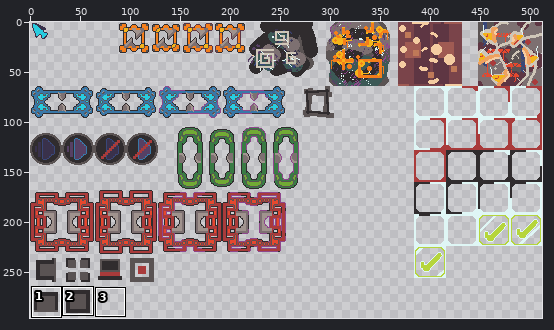
Two states of a sprite sheet, public/sprite.png. Above, an overview of the earlier version with the close-up marked.
Close-up. Before the edit:
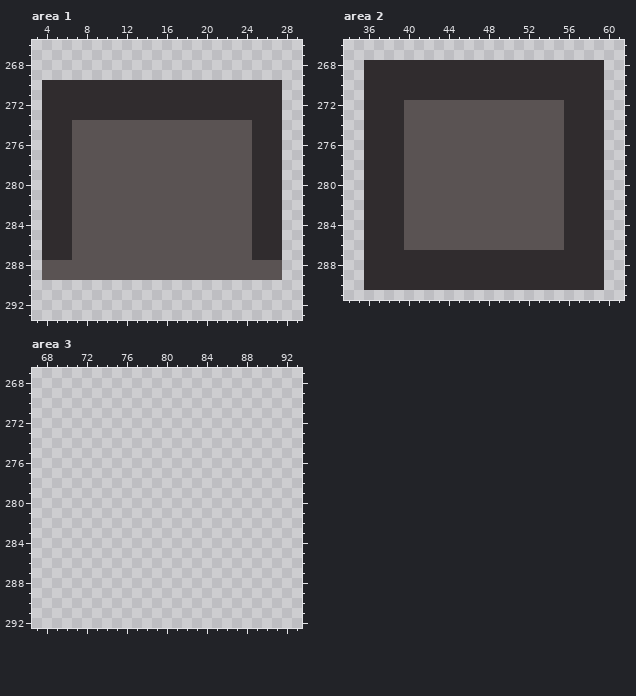
The file is 512x512 pixels. Shown: area 1: x 3..29, y 266..293; area 2: x 34..61, y 266..291; area 3: x 67..93, y 267..292. The wide view leaves out empty margins. The commit also changed other parts of the picture, which this record leaves out.
After the commit:
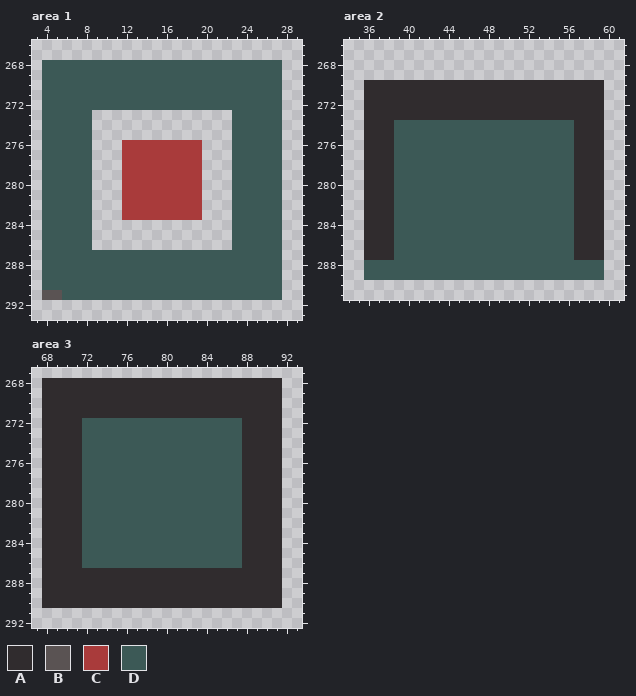
Palette (. is transparent): A #302c2e  B #5a5353  C #a93b3b  D #3c5956
Diff:
--- area 1
@@ x 3..29 @@
 267 ...........................
-268 ...........................
-269 ...........................
-270 .AAAAAAAAAAAAAAAAAAAAAAAA..
-271 .AAAAAAAAAAAAAAAAAAAAAAAA..
-272 .AAAAAAAAAAAAAAAAAAAAAAAA..
-273 .AAAAAAAAAAAAAAAAAAAAAAAA..
-274 .AAABBBBBBBBBBBBBBBBBBAAA..
-275 .AAABBBBBBBBBBBBBBBBBBAAA..
-276 .AAABBBBBBBBBBBBBBBBBBAAA..
-277 .AAABBBBBBBBBBBBBBBBBBAAA..
-278 .AAABBBBBBBBBBBBBBBBBBAAA..
-279 .AAABBBBBBBBBBBBBBBBBBAAA..
-280 .AAABBBBBBBBBBBBBBBBBBAAA..
-281 .AAABBBBBBBBBBBBBBBBBBAAA..
-282 .AAABBBBBBBBBBBBBBBBBBAAA..
-283 .AAABBBBBBBBBBBBBBBBBBAAA..
-284 .AAABBBBBBBBBBBBBBBBBBAAA..
-285 .AAABBBBBBBBBBBBBBBBBBAAA..
-286 .AAABBBBBBBBBBBBBBBBBBAAA..
-287 .AAABBBBBBBBBBBBBBBBBBAAA..
-288 .BBBBBBBBBBBBBBBBBBBBBBBB..
-289 .BBBBBBBBBBBBBBBBBBBBBBBB..
-290 ...........................
-291 ...........................
+268 .DDDDDDDDDDDDDDDDDDDDDDDD..
+269 .DDDDDDDDDDDDDDDDDDDDDDDD..
+270 .DDDDDDDDDDDDDDDDDDDDDDDD..
+271 .DDDDDDDDDDDDDDDDDDDDDDDD..
+272 .DDDDDDDDDDDDDDDDDDDDDDDD..
+273 .DDDDD..............DDDDD..
+274 .DDDDD..............DDDDD..
+275 .DDDDD..............DDDDD..
+276 .DDDDD...CCCCCCCC...DDDDD..
+277 .DDDDD...CCCCCCCC...DDDDD..
+278 .DDDDD...CCCCCCCC...DDDDD..
+279 .DDDDD...CCCCCCCC...DDDDD..
+280 .DDDDD...CCCCCCCC...DDDDD..
+281 .DDDDD...CCCCCCCC...DDDDD..
+282 .DDDDD...CCCCCCCC...DDDDD..
+283 .DDDDD...CCCCCCCC...DDDDD..
+284 .DDDDD..............DDDDD..
+285 .DDDDD..............DDDDD..
+286 .DDDDD..............DDDDD..
+287 .DDDDDDDDDDDDDDDDDDDDDDDD..
+288 .DDDDDDDDDDDDDDDDDDDDDDDD..
+289 .DDDDDDDDDDDDDDDDDDDDDDDD..
+290 .DDDDDDDDDDDDDDDDDDDDDDDD..
+291 .BBDDDDDDDDDDDDDDDDDDDDDD..
 292 ...........................
--- area 2
@@ x 34..61 @@
 267 ............................
-268 ..AAAAAAAAAAAAAAAAAAAAAAAA..
-269 ..AAAAAAAAAAAAAAAAAAAAAAAA..
+268 ............................
+269 ............................
 270 ..AAAAAAAAAAAAAAAAAAAAAAAA..
 271 ..AAAAAAAAAAAAAAAAAAAAAAAA..
-272 ..AAAABBBBBBBBBBBBBBBBAAAA..
-273 ..AAAABBBBBBBBBBBBBBBBAAAA..
-274 ..AAAABBBBBBBBBBBBBBBBAAAA..
-275 ..AAAABBBBBBBBBBBBBBBBAAAA..
-276 ..AAAABBBBBBBBBBBBBBBBAAAA..
-277 ..AAAABBBBBBBBBBBBBBBBAAAA..
-278 ..AAAABBBBBBBBBBBBBBBBAAAA..
-279 ..AAAABBBBBBBBBBBBBBBBAAAA..
-280 ..AAAABBBBBBBBBBBBBBBBAAAA..
-281 ..AAAABBBBBBBBBBBBBBBBAAAA..
-282 ..AAAABBBBBBBBBBBBBBBBAAAA..
-283 ..AAAABBBBBBBBBBBBBBBBAAAA..
-284 ..AAAABBBBBBBBBBBBBBBBAAAA..
-285 ..AAAABBBBBBBBBBBBBBBBAAAA..
-286 ..AAAABBBBBBBBBBBBBBBBAAAA..
-287 ..AAAAAAAAAAAAAAAAAAAAAAAA..
-288 ..AAAAAAAAAAAAAAAAAAAAAAAA..
-289 ..AAAAAAAAAAAAAAAAAAAAAAAA..
-290 ..AAAAAAAAAAAAAAAAAAAAAAAA..
+272 ..AAAAAAAAAAAAAAAAAAAAAAAA..
+273 ..AAAAAAAAAAAAAAAAAAAAAAAA..
+274 ..AAADDDDDDDDDDDDDDDDDDAAA..
+275 ..AAADDDDDDDDDDDDDDDDDDAAA..
+276 ..AAADDDDDDDDDDDDDDDDDDAAA..
+277 ..AAADDDDDDDDDDDDDDDDDDAAA..
+278 ..AAADDDDDDDDDDDDDDDDDDAAA..
+279 ..AAADDDDDDDDDDDDDDDDDDAAA..
+280 ..AAADDDDDDDDDDDDDDDDDDAAA..
+281 ..AAADDDDDDDDDDDDDDDDDDAAA..
+282 ..AAADDDDDDDDDDDDDDDDDDAAA..
+283 ..AAADDDDDDDDDDDDDDDDDDAAA..
+284 ..AAADDDDDDDDDDDDDDDDDDAAA..
+285 ..AAADDDDDDDDDDDDDDDDDDAAA..
+286 ..AAADDDDDDDDDDDDDDDDDDAAA..
+287 ..AAADDDDDDDDDDDDDDDDDDAAA..
+288 ..DDDDDDDDDDDDDDDDDDDDDDDD..
+289 ..DDDDDDDDDDDDDDDDDDDDDDDD..
+290 ............................
 291 ............................
--- area 3
@@ x 67..93 @@
 267 ...........................
-268 ...........................
-269 ...........................
-270 ...........................
-271 ...........................
-272 ...........................
-273 ...........................
-274 ...........................
-275 ...........................
-276 ...........................
-277 ...........................
-278 ...........................
-279 ...........................
-280 ...........................
-281 ...........................
-282 ...........................
-283 ...........................
-284 ...........................
-285 ...........................
-286 ...........................
-287 ...........................
-288 ...........................
-289 ...........................
-290 ...........................
+268 .AAAAAAAAAAAAAAAAAAAAAAAA..
+269 .AAAAAAAAAAAAAAAAAAAAAAAA..
+270 .AAAAAAAAAAAAAAAAAAAAAAAA..
+271 .AAAAAAAAAAAAAAAAAAAAAAAA..
+272 .AAAADDDDDDDDDDDDDDDDAAAA..
+273 .AAAADDDDDDDDDDDDDDDDAAAA..
+274 .AAAADDDDDDDDDDDDDDDDAAAA..
+275 .AAAADDDDDDDDDDDDDDDDAAAA..
+276 .AAAADDDDDDDDDDDDDDDDAAAA..
+277 .AAAADDDDDDDDDDDDDDDDAAAA..
+278 .AAAADDDDDDDDDDDDDDDDAAAA..
+279 .AAAADDDDDDDDDDDDDDDDAAAA..
+280 .AAAADDDDDDDDDDDDDDDDAAAA..
+281 .AAAADDDDDDDDDDDDDDDDAAAA..
+282 .AAAADDDDDDDDDDDDDDDDAAAA..
+283 .AAAADDDDDDDDDDDDDDDDAAAA..
+284 .AAAADDDDDDDDDDDDDDDDAAAA..
+285 .AAAADDDDDDDDDDDDDDDDAAAA..
+286 .AAAADDDDDDDDDDDDDDDDAAAA..
+287 .AAAAAAAAAAAAAAAAAAAAAAAA..
+288 .AAAAAAAAAAAAAAAAAAAAAAAA..
+289 .AAAAAAAAAAAAAAAAAAAAAAAA..
+290 .AAAAAAAAAAAAAAAAAAAAAAAA..
 291 ...........................
Pixel boxes of the changes (left, top, right, bottom) in both close-ups:
changed: (42, 60, 282, 300)
changed: (364, 60, 604, 290)
added: (42, 378, 282, 608)
